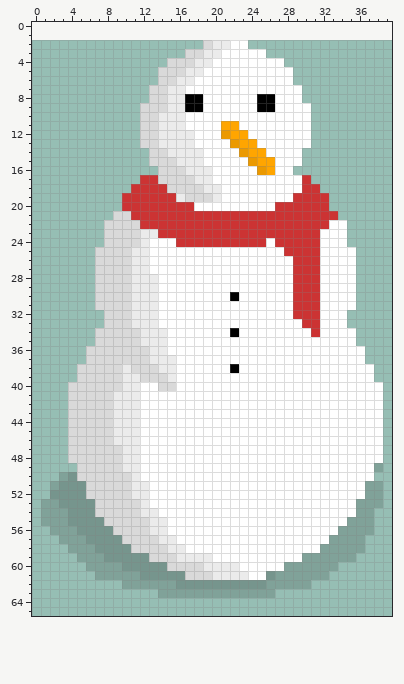
One commit to this sprite sheet: restart/static/assets/decorations/snowman.png. The first picture shows the starting point.
The file is 40x64 pixels. Pixels under 10% opacity are left out. The old version is drawn lined up with the new one, on the new canvas.
After the commit:
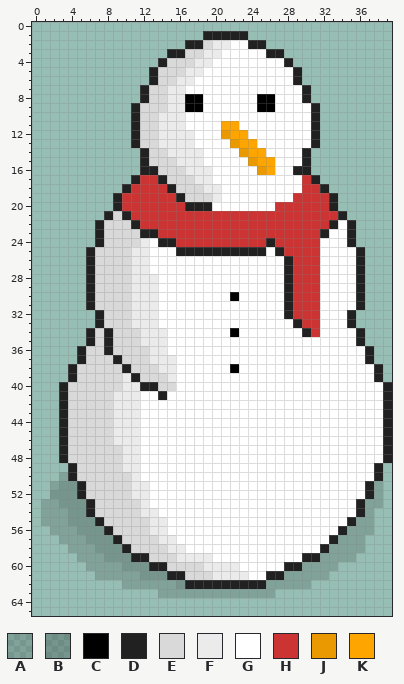
Palette (. is transparent): A #00000026  B #00000037  C #000000  D #212121  E #d9d9d9  F #ebebeb  G #ffffff  H #cc3333  J #eb9900  K #ffa500
The exact change:
canvas 40x64 -> 40x66, the old top-left corner now at 0,2
@@ x 0..39 @@
  0 ........................................
- 1 ........................................
- 2 ...................EFFGG................
- 3 .................EEFFGGGGG..............
- 4 ...............EEEFFGGGGGGGG............
- 5 ..............EEEFFGGGGGGGGGG...........
- 6 ..............EEFFGGGGGGGGGGG...........
- 7 .............EEFFGGGGGGGGGGGGG..........
- 8 .............EEFFCCGGGGGGCCGGG..........
- 9 ............EEEFFCCGGGGGGCCGGGG.........
-10 ............EEFFFGGGGGGGGGGGGGG.........
-11 ............EEFFFGGGGKKGGGGGGGG.........
-12 ............EEFFFFGGGJKKGGGGGGG.........
-13 ............EEFFFFGGGGJKKGGGGGG.........
-14 .............EEFFFFGGGGJKKGGGG..........
-15 .............EEEFFFGGGGGJKKGGG..........
-16 ..............EEEFFFGGGGGJKGG...........
-17 ............HHEEEEFFGGGGGGGGGGH.........
-18 ...........HHHHEEEEFFGGGGGGGGGHH........
-19 ..........HHHHHHFEEEFGGGGGGGGHHHH.......
-20 ..........HHHHHHHHGGGGGGGGGHHHHHH.......
-21 .........EEHHHHHHHHHHHHHHHHHHHHHHH......
-22 ........EEEEHHHHHHHHHHHHHHHHHHHHHGG.....
-23 ........EEEEFFHHHHHHHHHHHHHHHHHHGGG.....
-24 ........EEEEFGGGHHHHHHHHHHGHHHHHGGG.....
-25 .......EEEEFFGGGGGGGGGGGGGGGHHHHGGGG....
-26 .......EEEEFFGGGGGGGGGGGGGGGGHHHGGGG....
-27 .......EEEEFFGGGGGGGGGGGGGGGGHHHGGGG....
-28 .......EEEEFFFGGGGGGGGGGGGGGGHHHGGGG....
-29 .......EEEEFFFGGGGGGGGGGGGGGGHHHGGGG....
-30 .......EEEEFFFGGGGGGGGCGGGGGGHHHGGGG....
-31 .......EEEEFFFGGGGGGGGGGGGGGGHHHGGGG....
-32 ........EEEFFFGGGGGGGGGGGGGGGHHHGGG.....
-33 ........EEEFFFGGGGGGGGGGGGGGGGHHGGG.....
-34 .......EEEEEFFFGGGGGGGCGGGGGGGGHGGGG....
-35 .......EEEEEFFFGGGGGGGGGGGGGGGGGGGGG....
-36 ......EEEEEEEFFGGGGGGGGGGGGGGGGGGGGGG...
-37 ......EEEEEEEFFFGGGGGGGGGGGGGGGGGGGGG...
-38 .....EEEEEFEEEFFGGGGGGCGGGGGGGGGGGGGGG..
-39 .....EEEEEFFEEEFGGGGGGGGGGGGGGGGGGGGGG..
-40 ....EEEEEEFFGGEEGGGGGGGGGGGGGGGGGGGGGGG.
-41 ....EEEEEFFFGGGGGGGGGGGGGGGGGGGGGGGGGGG.
-42 ....EEEEEFFFGGGGGGGGGGGGGGGGGGGGGGGGGGG.
-43 ....EEEEEFFFGGGGGGGGGGGGGGGGGGGGGGGGGGG.
-44 ....EEEEEFFFGGGGGGGGGGGGGGGGGGGGGGGGGGG.
-45 ....EEEEEFFFGGGGGGGGGGGGGGGGGGGGGGGGGGG.
-46 ....EEEEEFFFGGGGGGGGGGGGGGGGGGGGGGGGGGG.
-47 ....EEEEEEFFGGGGGGGGGGGGGGGGGGGGGGGGGGG.
-48 ....EEEEEEFFGGGGGGGGGGGGGGGGGGGGGGGGGGG.
-49 .....EEEEEFFGGGGGGGGGGGGGGGGGGGGGGGGGGA.
-50 ...ABEEEEEEFGGGGGGGGGGGGGGGGGGGGGGGGGG..
-51 ..ABBBEEEEEFFGGGGGGGGGGGGGGGGGGGGGGGGAA.
-52 ..BBBBEEEEEFFGGGGGGGGGGGGGGGGGGGGGGGGAA.
-53 .AABBBBEEEEEFGGGGGGGGGGGGGGGGGGGGGGGAAA.
-54 .AAABBBEEEEEFFGGGGGGGGGGGGGGGGGGGGGGAA..
-55 .AAABBBBEEEEEFFGGGGGGGGGGGGGGGGGGGGAAA..
-56 ..AAABBBBEEEEFFGGGGGGGGGGGGGGGGGGGAAAA..
-57 ...AAABBBBEEEEFFGGGGGGGGGGGGGGGGGAAAA...
-58 ....AAABBBBEEEEFFGGGGGGGGGGGGGGGAAAAA...
-59 .....AAABBBBBEEEFFFFGGGGGGGGGGAAAAAA....
-60 ......AAAABBBBBEEEEFFFFGGGGGAAAAAA......
-61 .......AAAAABBBBBEEEFFFFGGBAAAAAA.......
-62 ..........AAAAAABBBBBBBBBBAAAAA.........
+ 1 ...................DDDDD................
+ 2 .................DDEFFGGDD..............
+ 3 ...............DDEEFFGGGGGDD............
+ 4 ..............DEEEFFGGGGGGGGD...........
+ 5 .............DEEEFFGGGGGGGGGGD..........
+ 6 .............DEEFFGGGGGGGGGGGD..........
+ 7 ............DEEFFGGGGGGGGGGGGGD.........
+ 8 ............DEEFFCCGGGGGGCCGGGD.........
+ 9 ...........DEEEFFCCGGGGGGCCGGGGD........
+10 ...........DEEFFFGGGGGGGGGGGGGGD........
+11 ...........DEEFFFGGGGKKGGGGGGGGD........
+12 ...........DEEFFFFGGGJKKGGGGGGGD........
+13 ...........DEEFFFFGGGGJKKGGGGGGD........
+14 ............DEEFFFFGGGGJKKGGGGD.........
+15 ............DEEEFFFGGGGGJKKGGGD.........
+16 ............DDEEEFFFGGGGGJKGGDD.........
+17 ...........DHHDEEEFFGGGGGGGGGGHD........
+18 ..........DHHHHDEEEFFGGGGGGGGGHHD.......
+19 .........DHHHHHHDEEEFGGGGGGGGHHHHD......
+20 .........DHHHHHHHDDDGGGGGGGHHHHHHD......
+21 ........DEDHHHHHHHHHHHHHHHHHHHHHHHD.....
+22 .......DEEEDHHHHHHHHHHHHHHHHHHHHHDGD....
+23 .......DEEEEDDHHHHHHHHHHHHHHHHHHDGGD....
+24 .......DEEEEFGDDHHHHHHHHHHDHHHHHGGGD....
+25 ......DEEEEFFGGGDDDDDDDDDDGDHHHHGGGGD...
+26 ......DEEEEFFGGGGGGGGGGGGGGGDHHHGGGGD...
+27 ......DEEEEFFGGGGGGGGGGGGGGGDHHHGGGGD...
+28 ......DEEEEFFFGGGGGGGGGGGGGGDHHHGGGGD...
+29 ......DEEEEFFFGGGGGGGGGGGGGGDHHHGGGGD...
+30 ......DEEEEFFFGGGGGGGGCGGGGGDHHHGGGGD...
+31 ......DEEEEFFFGGGGGGGGGGGGGGDHHHGGGGD...
+32 .......DEEEFFFGGGGGGGGGGGGGGDHHHGGGD....
+33 .......DEEEFFFGGGGGGGGGGGGGGGDHHGGGD....
+34 ......DEDEEEFFFGGGGGGGCGGGGGGGDHGGGGD...
+35 ......DEDEEEFFFGGGGGGGGGGGGGGGGGGGGGD...
+36 .....DEEDEEEEFFGGGGGGGGGGGGGGGGGGGGGGD..
+37 .....DEEEDEEEFFFGGGGGGGGGGGGGGGGGGGGGD..
+38 ....DEEEEEDEEEFFGGGGGGCGGGGGGGGGGGGGGGD.
+39 ....DEEEEEFDEEEFGGGGGGGGGGGGGGGGGGGGGGD.
+40 ...DEEEEEEFFDDEEGGGGGGGGGGGGGGGGGGGGGGGD
+41 ...DEEEEEFFFGGDGGGGGGGGGGGGGGGGGGGGGGGGD
+42 ...DEEEEEFFFGGGGGGGGGGGGGGGGGGGGGGGGGGGD
+43 ...DEEEEEFFFGGGGGGGGGGGGGGGGGGGGGGGGGGGD
+44 ...DEEEEEFFFGGGGGGGGGGGGGGGGGGGGGGGGGGGD
+45 ...DEEEEEFFFGGGGGGGGGGGGGGGGGGGGGGGGGGGD
+46 ...DEEEEEFFFGGGGGGGGGGGGGGGGGGGGGGGGGGGD
+47 ...DEEEEEEFFGGGGGGGGGGGGGGGGGGGGGGGGGGGD
+48 ...DEEEEEEFFGGGGGGGGGGGGGGGGGGGGGGGGGGGD
+49 ....DEEEEEFFGGGGGGGGGGGGGGGGGGGGGGGGGGD.
+50 ...ADEEEEEEFGGGGGGGGGGGGGGGGGGGGGGGGGGD.
+51 ..ABBDEEEEEFFGGGGGGGGGGGGGGGGGGGGGGGGDA.
+52 ..BBBDEEEEEFFGGGGGGGGGGGGGGGGGGGGGGGGDA.
+53 .AABBBDEEEEEFGGGGGGGGGGGGGGGGGGGGGGGDAA.
+54 .AAABBDEEEEEFFGGGGGGGGGGGGGGGGGGGGGGDA..
+55 .AAABBBDEEEEEFFGGGGGGGGGGGGGGGGGGGGDAA..
+56 ..AAABBBDEEEEFFGGGGGGGGGGGGGGGGGGGDAAA..
+57 ...AAABBBDEEEEFFGGGGGGGGGGGGGGGGGDAAA...
+58 ....AAABBBDEEEEFFGGGGGGGGGGGGGGGDAAAA...
+59 .....AAABBBDDEEEFFFFGGGGGGGGGGDDAAAA....
+60 ......AAAABBBDDEEEEFFFFGGGGGDDAAAA......
+61 .......AAAAABBBDDEEEFFFFGGDDAAAAA.......
+62 ..........AAAAAABDDDDDDDDDAAAAA.........
 63 ..............AAAAAAAAAAAAA.............
Where, in picture pixels (left, top, right, bottom), the same in both pictures:
changed: (59, 31, 392, 589)
